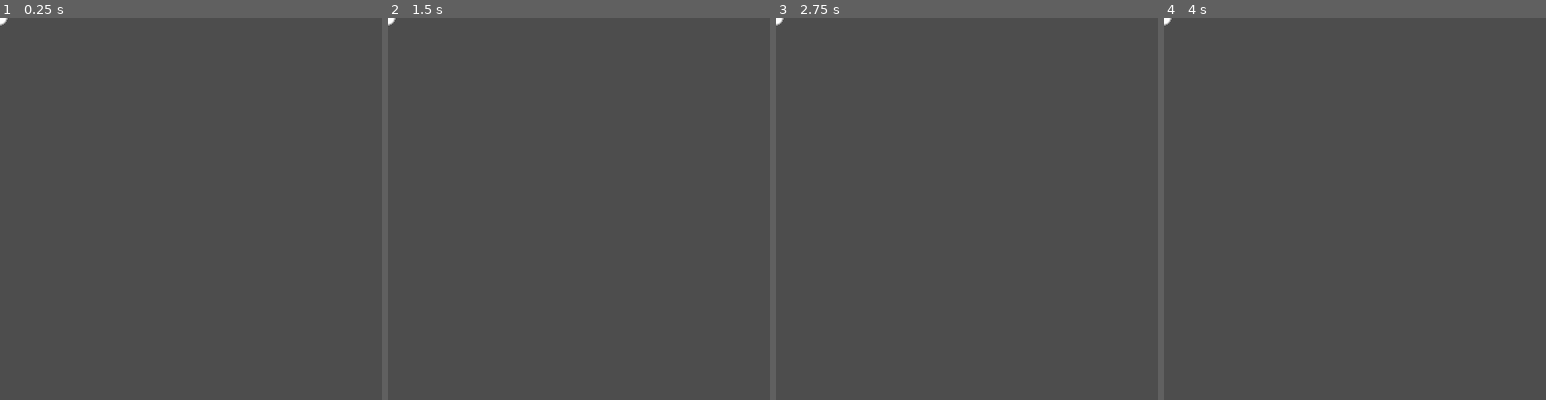
Above: before the commit, frames 1-4 (left to right).
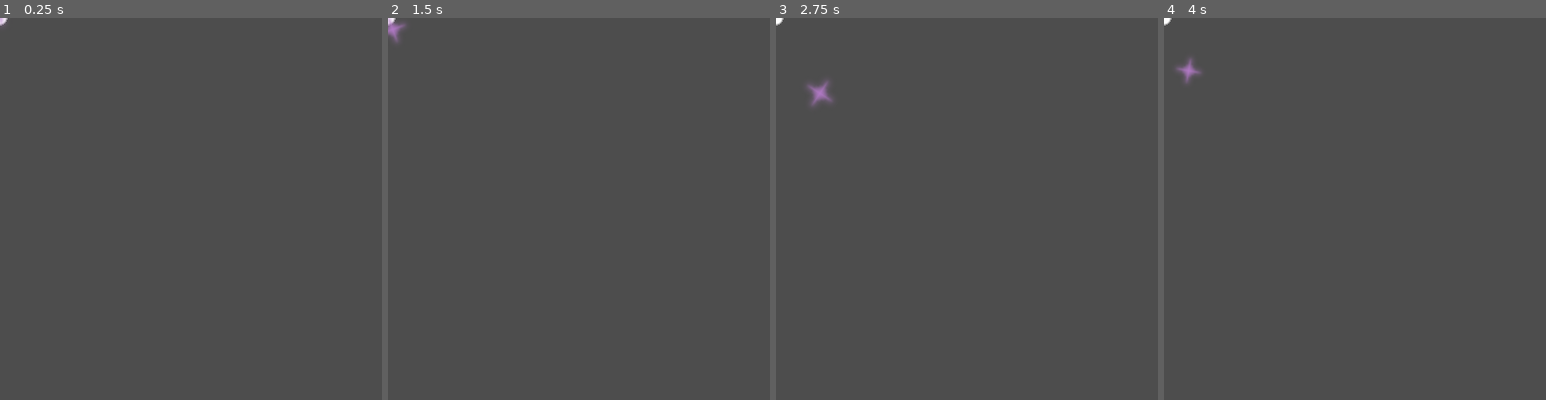
Above: after the commit, the same moments.

Repository: HephaistosForge/BlockyChaos
Game: Godot game, scene res://entities/bullet/bullet.tscn
Same seed, same stepped clock (60 frames per second), same inputs: the game is played once before the commit and once after it. This scene is started directly instead of the project's main scene.
Inputs (mouse positions are % of the whole screen's width and height, from its top left):
- Up to frame 1 (0.25 s): no input
- Up to frame 2 (1.5 s): tap Enter at 0.5 s; move the mouse to (72, 45) at 0.52 s; hold D (right) 0.53-1.28 s; tap Space at 1.25 s; move the mouse to (30, 55) at 1.27 s; hold S (down) from 1.28 s (still down)
- Up to frame 3 (2.75 s): move the mouse to (60, 28) at 2.02 s; release S (down) at 2.03 s; hold D (right) from 2.03 s (still down)
- Up to frame 4 (4 s): move the mouse to (45, 70) at 2.77 s; release D (right) at 2.78 s; hold W (up) 2.78-3.53 s; move the mouse to (80, 65) at 3.52 s; hold A (left) from 3.53 s (still down)
The pictures show only the part of the screen within x 0-50%, y 0-50%; the shares and areas given below are measured in that part.

The runs differ from the first frame. In frame 1, less than 0.1% of the frame differs, in the area x 0-2%, y 0-2%; in frame 2, 0.2%; in frame 3, 0.2%, in the area x 8-15%, y 16-23%; in frame 4, 0.2%.
Error in both runs: Attempt to call function 'local_player_type' in base 'null instance' on a null instance. (res://entities/bullet/bullet.gd:9)

Commit message:
Fix Player death particles; Add bullet particle effect

Diff:
--- a/entities/bullet/bullet.tscn
+++ b/entities/bullet/bullet.tscn
@@ -1,7 +1,8 @@
-[gd_scene load_steps=5 format=3 uid="uid://c1lfbitfwefcv"]
+[gd_scene load_steps=6 format=3 uid="uid://c1lfbitfwefcv"]
 
 [ext_resource type="Script" path="res://entities/bullet/bullet.gd" id="1_lj808"]
 [ext_resource type="Texture2D" uid="uid://byack20pobxh3" path="res://entities/bullet/bullet.png" id="1_ms6q5"]
+[ext_resource type="PackedScene" uid="uid://cxbevqdrw48ny" path="res://particle_effects/bullet/bullet.tscn" id="3_1fbpg"]
 
 [sub_resource type="CircleShape2D" id="CircleShape2D_hdqp4"]
 radius = 42.107
@@ -38,4 +39,6 @@
 [node name="MultiplayerSynchronizer" type="MultiplayerSynchronizer" parent="."]
 replication_config = SubResource("SceneReplicationConfig_m5633")
 
+[node name="bullet" parent="." instance=ExtResource("3_1fbpg")]
+
 [connection signal="body_entered" from="." to="." method="_on_body_entered"]
--- a/entities/player/player.tscn
+++ b/entities/player/player.tscn
@@ -7,7 +7,7 @@
 [ext_resource type="Texture2D" uid="uid://bf1ov78ypuakn" path="res://entities/player/sprites/EyeBlack.png" id="5_2gsgv"]
 [ext_resource type="AudioStream" uid="uid://bcjarlbt51d16" path="res://entities/player/audio/wrong.wav" id="6_yek66"]
 [ext_resource type="AudioStream" uid="uid://bcyu606so3hx7" path="res://entities/player/audio/move.wav" id="7_aqrrm"]
-[ext_resource type="PackedScene" uid="uid://byphd6o6oq2p" path="res://particle_effects/death.tscn" id="8_6bo2p"]
+[ext_resource type="PackedScene" uid="uid://bpwaytudrfvo2" path="res://particle_effects/death/death.tscn" id="8_q2rcd"]
 
 [sub_resource type="RectangleShape2D" id="RectangleShape2D_mqqhx"]
 size = Vector2(85, 82)
@@ -98,8 +98,4 @@
 shape = SubResource("CircleShape2D_k6uk4")
 disabled = true
 
-[node name="death" parent="." instance=ExtResource("8_6bo2p")]
-emitting = false
-amount = 30
-lifetime = 5.0
-one_shot = true
+[node name="death" parent="." instance=ExtResource("8_q2rcd")]
--- /dev/null
+++ b/particle_effects/bullet/bullet.tres
@@ -0,0 +1,24 @@
+[gd_resource type="ParticleProcessMaterial" format=3 uid="uid://dtgj8fteofd0n"]
+
+[resource]
+particle_flag_disable_z = true
+spread = 180.0
+gravity = Vector3(0, 0, 0)
+initial_velocity_min = 200.0
+initial_velocity_max = 200.0
+angular_velocity_min = 200.0
+angular_velocity_max = 200.0
+orbit_velocity_min = 0.0
+orbit_velocity_max = 0.0
+linear_accel_min = 200.0
+linear_accel_max = 200.0
+radial_accel_min = 200.0
+radial_accel_max = 200.0
+angle_min = 90.0
+angle_max = 90.0
+scale_min = 3.0
+scale_max = 4.0
+color = Color(0.694118, 0.47451, 0.772549, 1)
+hue_variation_min = 1.0
+hue_variation_max = 1.0
+turbulence_enabled = true
--- /dev/null
+++ b/particle_effects/bullet/bullet.tscn
@@ -0,0 +1,9 @@
+[gd_scene load_steps=3 format=3 uid="uid://cxbevqdrw48ny"]
+
+[ext_resource type="Material" uid="uid://dtgj8fteofd0n" path="res://particle_effects/bullet/bullet.tres" id="1_vjo05"]
+[ext_resource type="Texture2D" uid="uid://bhsj2hf3rerth" path="res://particle_effects/spark_particle.png" id="2_53q00"]
+
+[node name="bullet" type="GPUParticles2D"]
+amount = 5
+process_material = ExtResource("1_vjo05")
+texture = ExtResource("2_53q00")
--- a/particle_effects/death.tscn
+++ /dev/null
@@ -1,12 +0,0 @@
-[gd_scene load_steps=3 format=3 uid="uid://byphd6o6oq2p"]
-
-[ext_resource type="Material" uid="uid://bdju50f0sd4ce" path="res://particle_effects/death.tres" id="1_ga2lm"]
-[ext_resource type="Texture2D" uid="uid://bhsj2hf3rerth" path="res://particle_effects/spark_particle.png" id="2_to4qm"]
-
-[node name="death" type="GPUParticles2D"]
-amount = 40
-process_material = ExtResource("1_ga2lm")
-texture = ExtResource("2_to4qm")
-lifetime = 0.5
-explosiveness = 1.0
-randomness = 1.0
--- /dev/null
+++ b/particle_effects/death/death.tscn
@@ -0,0 +1,14 @@
+[gd_scene load_steps=3 format=3 uid="uid://bpwaytudrfvo2"]
+
+[ext_resource type="Material" uid="uid://bdju50f0sd4ce" path="res://particle_effects/death/death.tres" id="1_aagra"]
+[ext_resource type="Texture2D" uid="uid://bhsj2hf3rerth" path="res://particle_effects/spark_particle.png" id="2_ujn76"]
+
+[node name="death" type="GPUParticles2D"]
+emitting = false
+amount = 40
+process_material = ExtResource("1_aagra")
+texture = ExtResource("2_ujn76")
+lifetime = 6.0
+one_shot = true
+explosiveness = 1.0
+randomness = 1.0
Renamed: particle_effects/death.tres -> particle_effects/death/death.tres
